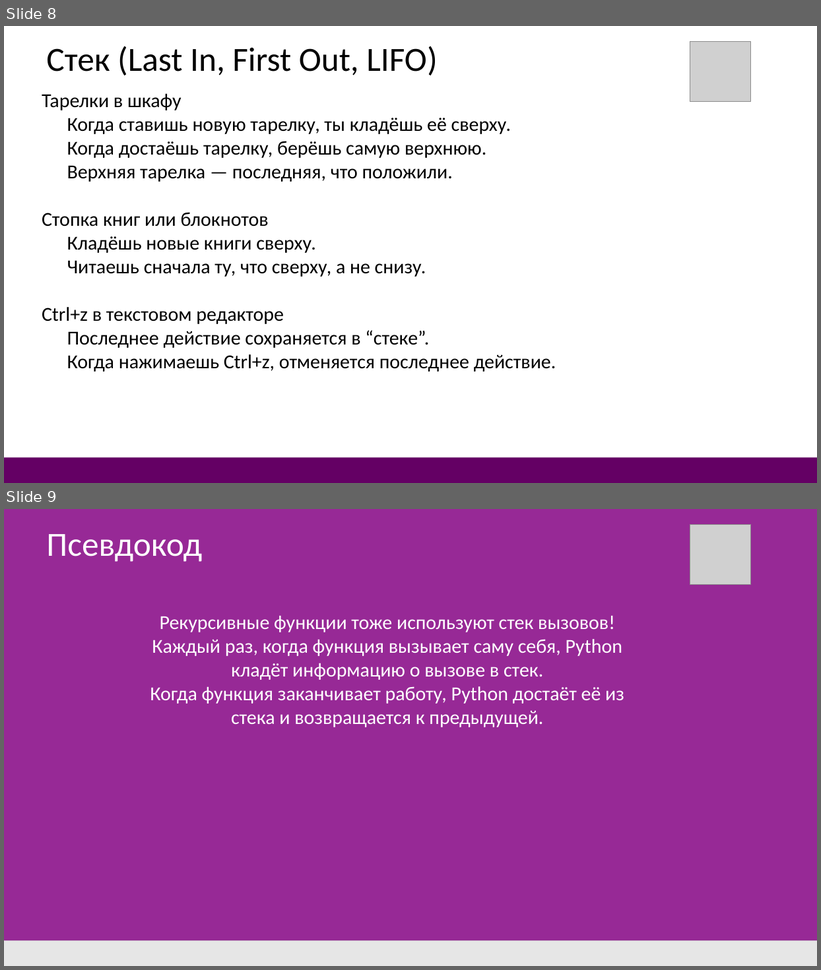
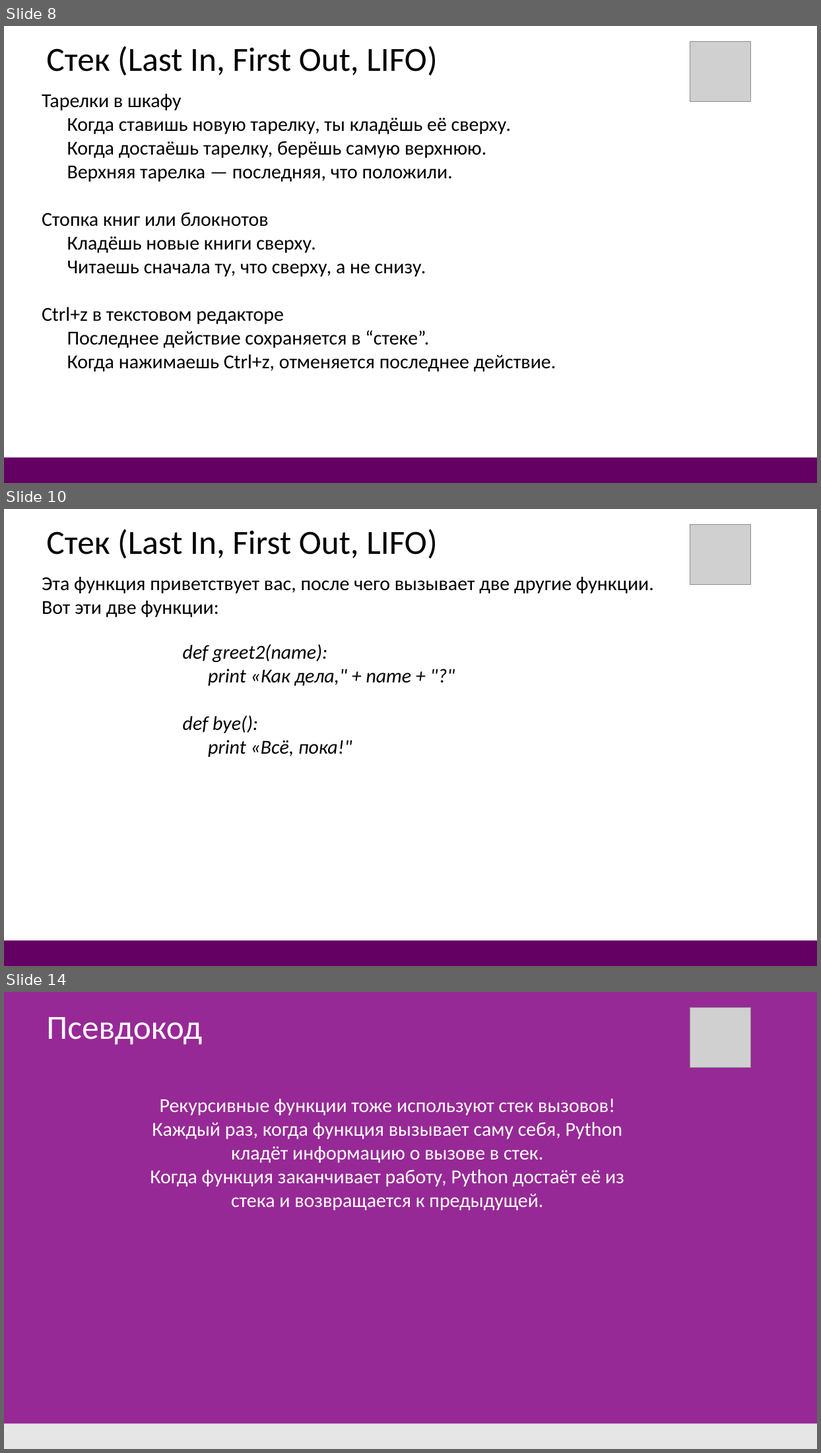
Before and after one commit to DonRobot-all/Algorithmic_training, a slide deck: 5. Рекурсия.pptx. Shown one above the other, each under a label of ours: slides 8 and 9 before the commit, slides 8, 10 and 14 after it; the slides between them are not shown. The pictures are 821x970 and 821x1453 pixels, drawn with LibreOffice and Linux fonts; fonts in the diff are those of the drawing; grey boxes stand for pictures. Boxes give left, top, right and bottom in pixels: in the first picture for what was removed or moved away, otherwise in the second. Text is boxed around its words. In the diff, an @@ line names an element or a change of style, - is before the commit and + after.

```diff
--- a/5. Рекурсия.pptx
+++ b/5. Рекурсия.pptx
@@ slide 10 added at box(4, 509, 817, 966), background #FFFFFF @@
@@ picture added at box(690, 524, 751, 584) @@
@@ text added at box(46, 529, 438, 559), 48 pt, text #000000 @@
+Стек (Last In, First Out, LIFO)
@@ text added at box(42, 576, 654, 617), 28 pt, text #000000 @@
+Эта функция приветствует вас, после чего вызывает две другие функции.
+Вот эти две функции:
@@ text added at box(183, 644, 412, 757), 28 pt, text #000000, italic @@
+def greet2(name):
+print «Как дела," + name + "?"
+def bye():
+print «Всё, пока!"
@@ rectangle added at box(4, 941, 817, 966), fill #640064 @@
@@ what was slide 9 is now slide 14 @@
```
Also in this commit, not shown: 5 other slides added, 11 other files.
